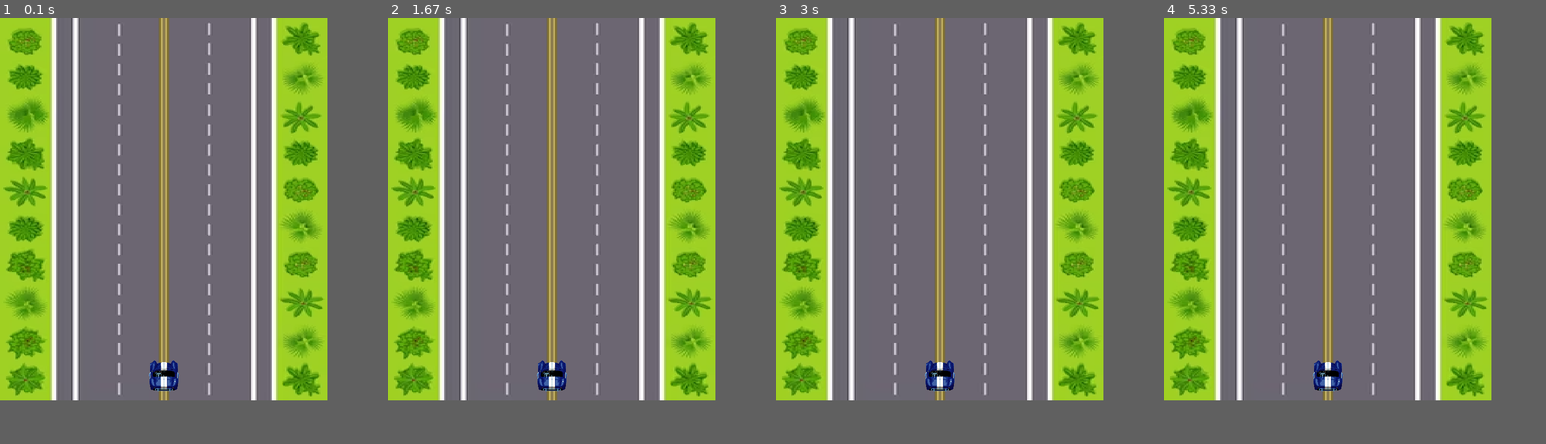
Above: before the commit, frames 1-4 (left to right).
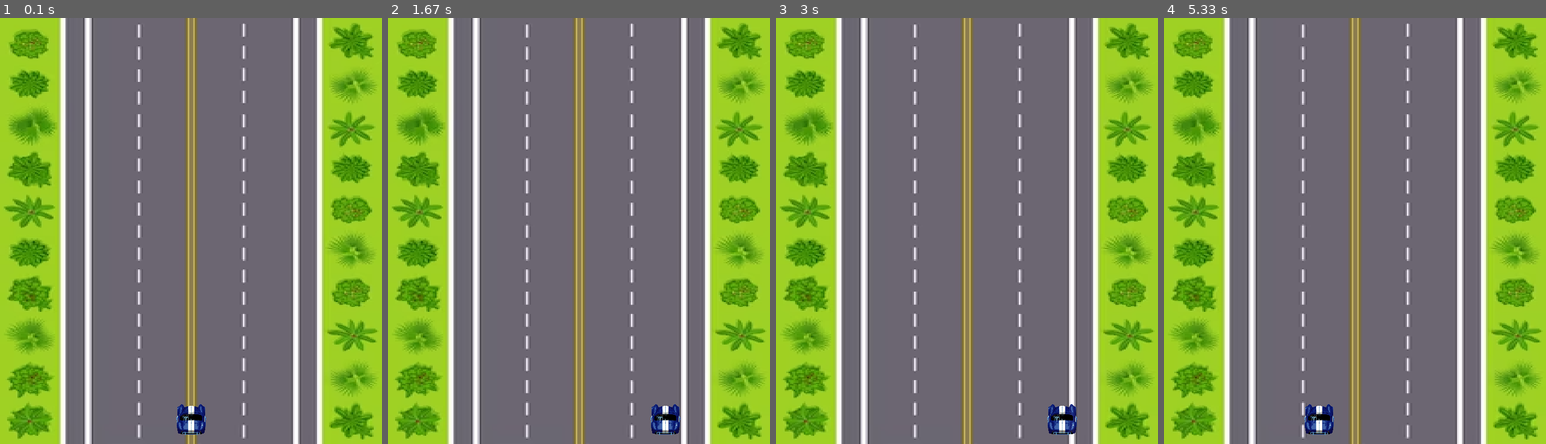
Above: after the commit, the same moments.

Repository: Bruno-Franzo/Pygame.carrinho
Game: pygame game, started from OJOGO.py
The game is run twice, just before and just after one commit, with the same random seed, the same clock (stepped at 60 frames per second) and the same inputs.
Inputs:
- Up to frame 1 (0.1 s): no input
- Up to frame 2 (1.67 s): hold Right 0.33-0.8 s; hold Right 0.83-1.3 s; hold Left from 1.33 s (still down)
- Up to frame 3 (3 s): release Left at 1.87 s; hold Left 1.9-2.3 s; hold Right 2.33-2.97 s
- Up to frame 4 (5.33 s): hold Left 3-3.47 s; hold Right 3.5-3.97 s; hold Right 4-4.47 s; hold Left 4.5-5.03 s; hold Left from 5.07 s (still down)
In our replay, the window is 600x700 before the commit and 700x780 after it. These sizes can differ from the game's own. Grey fills any space a smaller window leaves; there, only what the larger window draws over its background counts as a difference.

The runs differ from the first frame. In frame 1, 52% of the frame differs, in the area x 0-100%, y 0-100%; in frame 2, 52%; in frame 3, 52%; in frame 4, 52%.

Commit message:
adicionando movimento ao jogador e ajustando tela

Diff:
--- a/OJOGO.py
+++ b/OJOGO.py
@@ -8,8 +8,8 @@
 pygame.mixer.init()
 
 #gerando tela principal
-WIDTH = 600
-HEIGHT = 700
+WIDTH = 700
+HEIGHT = 780
 window = pygame.display.set_mode((WIDTH, HEIGHT))
 pygame.display.set_caption('jogo do digao e brunao')
 
@@ -68,9 +68,26 @@
     #    olha os eventos
     for event in pygame.event.get():
         #olha as consequencias
-         if event.type == pygame.QUIT:
+        if event.type == pygame.QUIT:
             game = False
+        #verifica se apertou teclas
+        if event.type == pygame.KEYDOWN:
+            # Altera a velocidade
+            if event.key == pygame.K_LEFT:
+                player.speedx -= 8
+            if event.key == pygame.K_RIGHT:
+                player.speedx += 8
+        #verifica se soltou teclas
+        if event.type == pygame.KEYUP:
+            #altera a velocidade
+            if event.key == pygame.K_LEFT:
+                player.speedx += 8
+            if event.key == pygame.K_RIGHT:
+                player.speedx -= 8
 
+    #atualizando estado do jogo#
+    #atualiza todos os sprites
+    all_sprites.update()
 
     # gera as saidas
     window.fill((255, 255, 255))  # Preenche com a cor branca
